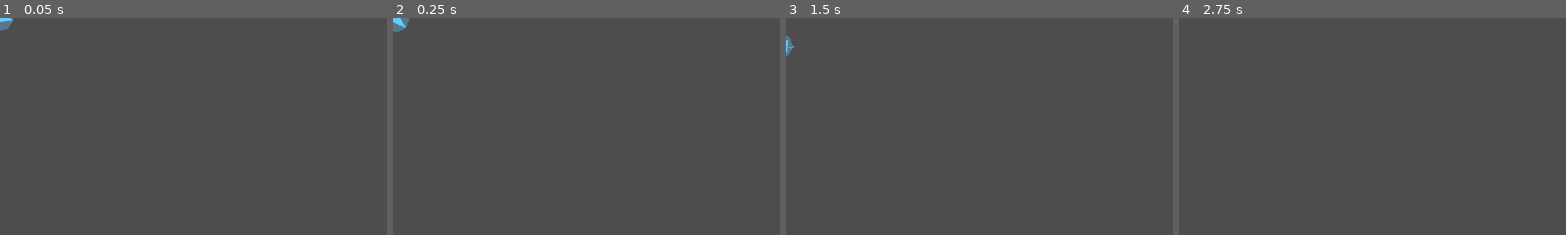
Above: before the commit, frames 1-4 (left to right).
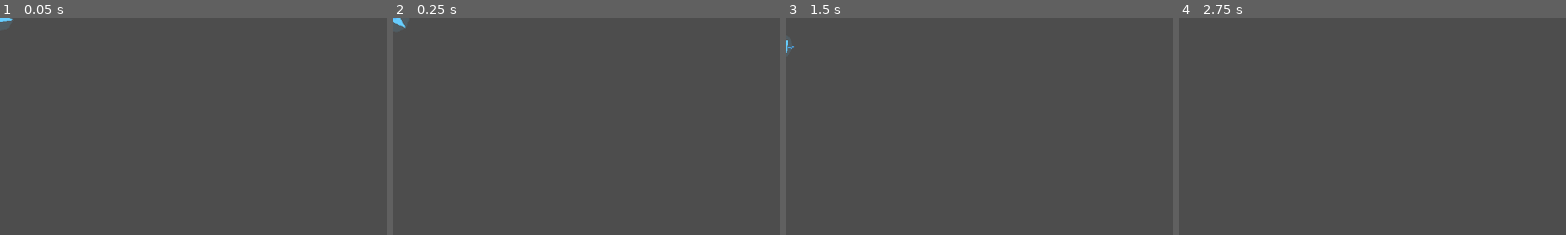
Above: after the commit, the same moments.

Repository: darthlemi/SpaceGame
Game: Godot game, scene res://scenes/ship/ship.tscn
Same seed, same stepped clock (60 frames per second), same inputs: the game is played once before the commit and once after it. This scene is started directly instead of the project's main scene.
Inputs (mouse positions are % of the whole screen's width and height, from its top left):
- Up to frame 1 (0.05 s): no input
- Up to frame 2 (0.25 s): no input
- Up to frame 3 (1.5 s): tap Enter at 0.5 s; move the mouse to (72, 45) at 0.52 s; hold 4 (formation_box) 0.53-1.25 s; click (72, 45) at 0.67 s; tap Space at 0.77, 1.25 s; drag from (30, 55) to (45, 70) at 1.27 s
- Up to frame 4 (2.75 s): tap Enter at 2 s; move the mouse to (60, 28) at 2.02 s; hold 2 (formation_line) from 2.03 s (still down); click (60, 28) at 2.17 s
The pictures show only the part of the screen within x 0-50%, y 0-50%; the shares and areas given below are measured in that part.

The runs differ from the first frame. In frame 1, 0.1% of the frame differs, in the area x 0-4%, y 0-6%; in frame 2, 0.1%, in the area x 0-5%, y 0-7%; in frame 3, less than 0.1%; in frame 4, nothing differs.

Commit message:
Dim and flicker the shield glow with shield health

Diff:
--- a/scripts/ship/ship_vfx.gd
+++ b/scripts/ship/ship_vfx.gd
@@ -7,6 +7,7 @@
 
 const ENGINE_TRAIL_SPEED_THRESHOLD := 5.0
 const ExplosionScene = preload("res://scenes/vfx/explosion.tscn")
+const SHIELD_GLOW_BASE_ALPHA := 0.35
 
 @onready var _visual: CanvasItem = (
 	get_parent().get_node_or_null("Sprite2D") as CanvasItem
@@ -15,18 +16,23 @@
 )
 @onready var _hull: Hull = get_parent().get_node("Hull")
 @onready var _engine: ShipEngine = get_parent().get_node("Engine")
+@onready var _shield: Shield = get_parent().get_node("Shield")
+@onready var _shield_glow: Polygon2D = get_parent().get_node("ShieldGlow")
 @onready var _hit_spark: CPUParticles2D = $HitSpark
 @onready var _smoke_trail: CPUParticles2D = $SmokeTrail
 @onready var _engine_trail: CPUParticles2D = $EngineTrail
 @onready var _body: CharacterBody2D = get_parent()
 
 var _flash_tween: Tween
+var _shield_flicker_tween: Tween
 var _engine_disabled := false
 
 func _ready() -> void:
 	_hull.damaged.connect(_on_hull_damaged)
 	_hull.destroyed.connect(_on_hull_destroyed)
 	_engine.destroyed.connect(_on_engine_destroyed)
+	_shield.depleted.connect(_on_shield_depleted)
+	_shield.restored.connect(_on_shield_restored)
 	call_deferred("_wire_weapon_mount_signals")
 
 func _wire_weapon_mount_signals() -> void:
@@ -35,6 +41,8 @@
 
 func _physics_process(_delta: float) -> void:
 	_engine_trail.emitting = not _engine_disabled and _body.velocity.length() > ENGINE_TRAIL_SPEED_THRESHOLD
+	if _shield_flicker_tween == null or not _shield_flicker_tween.is_running():
+		_shield_glow.modulate.a = SHIELD_GLOW_BASE_ALPHA * _shield.health_fraction()
 
 func _on_hull_damaged(_amount: float, remaining: float) -> void:
 	_flash()
@@ -60,6 +68,20 @@
 func _on_weapon_mount_destroyed(mount: WeaponMount) -> void:
 	_spawn_explosion_at(mount.global_position)
 
+func _on_shield_depleted() -> void:
+	if _shield_flicker_tween:
+		_shield_flicker_tween.kill()
+	_shield_glow.modulate.a = 1.0
+	_shield_flicker_tween = create_tween()
+	_shield_flicker_tween.tween_property(_shield_glow, "modulate:a", 0.0, flash_duration)
+
+func _on_shield_restored() -> void:
+	if _shield_flicker_tween:
+		_shield_flicker_tween.kill()
+	_shield_glow.modulate.a = 0.0
+	_shield_flicker_tween = create_tween()
+	_shield_flicker_tween.tween_property(_shield_glow, "modulate:a", SHIELD_GLOW_BASE_ALPHA * _shield.health_fraction(), flash_duration)
+
 func _spawn_explosion_at(pos: Vector2) -> void:
 	var ship_node := get_parent()
 	var explosion: Node2D = ExplosionScene.instantiate()
--- a/tests/test_ship_vfx.gd
+++ b/tests/test_ship_vfx.gd
@@ -62,8 +62,39 @@
 
 	await _check_explosion_on_destroyed(tree, failures)
 	await _check_engine_and_mount_destruction(tree, failures)
+	await _check_shield_glow(tree, failures)
 
 	return failures
+
+static func _check_shield_glow(tree: SceneTree, failures: Array[String]) -> void:
+	var ship: Ship = ShipScene.instantiate()
+	tree.root.add_child(ship)
+	await tree.process_frame
+
+	var vfx: ShipVfx = ship.get_node("VFX")
+	var glow: Polygon2D = ship.get_node("ShieldGlow")
+
+	ship.shield.current_shield = ship.shield.max_shield
+	vfx._physics_process(0.016)
+	if not is_equal_approx(glow.modulate.a, ShipVfx.SHIELD_GLOW_BASE_ALPHA):
+		failures.append("ShipVfx: expected full glow alpha at full shield, got %s" % glow.modulate.a)
+
+	ship.shield.current_shield = ship.shield.max_shield * 0.5
+	vfx._physics_process(0.016)
+	if not is_equal_approx(glow.modulate.a, ShipVfx.SHIELD_GLOW_BASE_ALPHA * 0.5):
+		failures.append("ShipVfx: expected half glow alpha at half shield, got %s" % glow.modulate.a)
+
+	ship.shield.absorb(ship.shield.current_shield)
+	if not is_equal_approx(glow.modulate.a, 1.0):
+		failures.append("ShipVfx: expected the glow to flash to full alpha the instant the shield depletes, got %s" % glow.modulate.a)
+
+	ship.shield.current_shield = 0.0
+	ship.shield._physics_process(1.0)
+	if not is_equal_approx(glow.modulate.a, 0.0):
+		failures.append("ShipVfx: expected the glow to flash to 0 alpha the instant the shield is restored, got %s" % glow.modulate.a)
+
+	if is_instance_valid(ship) and not ship.is_queued_for_deletion():
+		ship.queue_free()
 
 static func _check_engine_and_mount_destruction(tree: SceneTree, failures: Array[String]) -> void:
 	var ship: Ship = ShipScene.instantiate()
